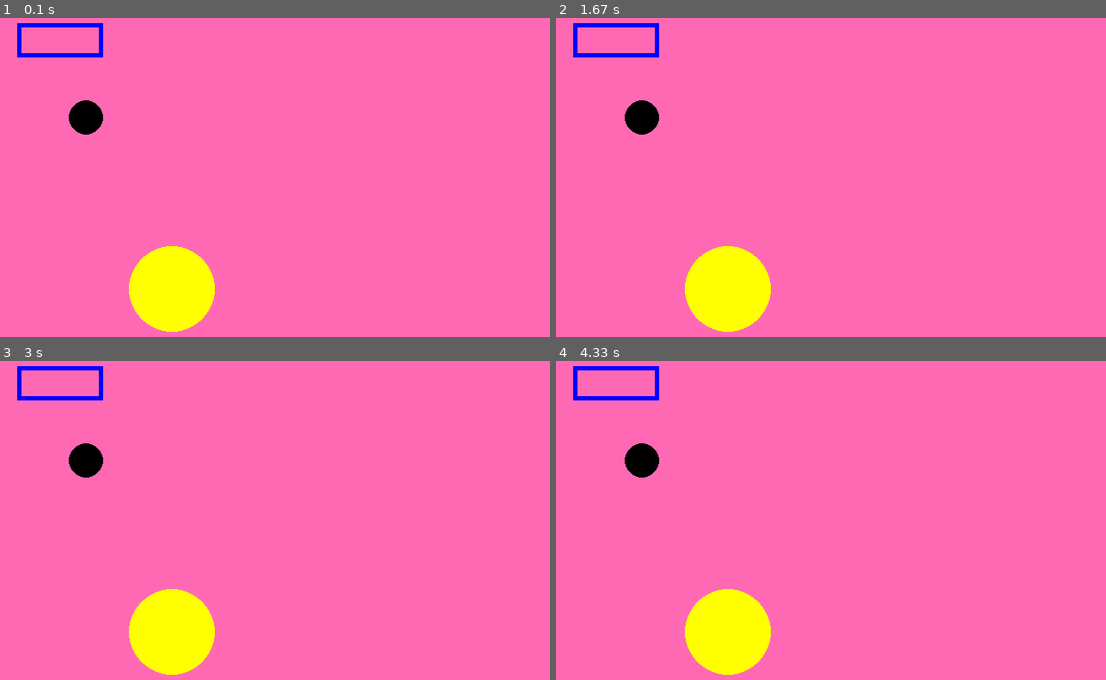
Above: before the commit, frames 1-4 (two rows, left to right).
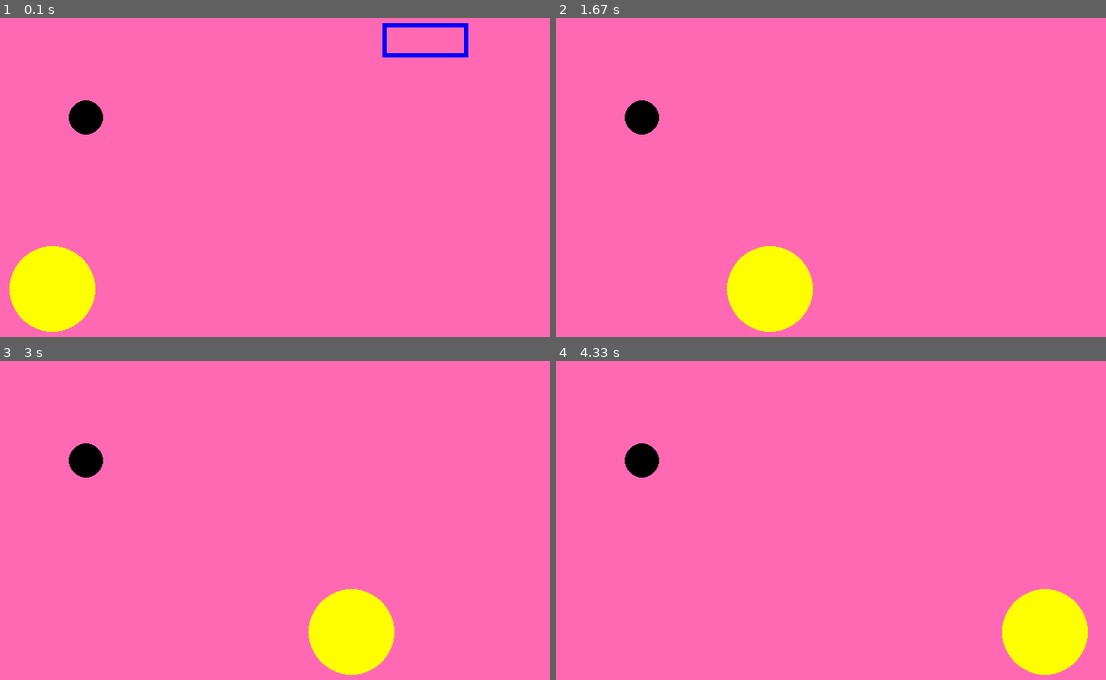
Above: after the commit, the same moments.

Repository: Rosebotics/PythonGameDesign2018
Game: pygame game, started from prep/David/Day 1 - The Game Loop, Colors, Drawing and Animation/05-Animation.py
Two runs of this game, one before a commit and one after it. Both use one fixed random seed, a clock stepped at 60 frames per second and the inputs below.
Inputs:
- Up to frame 1 (0.1 s): no input
- Up to frame 2 (1.67 s): no input
- Up to frame 3 (3 s): no input
- Up to frame 4 (4.33 s): no input

The runs differ from the first frame. In frame 1, 7.6% of the frame differs, in the area x 1-86%, y 1-99%; in frame 2, 4.5%; in frame 3, 7.1%; in frame 4, 7.1%.

Commit message:
Added a module on Animation

Diff:
--- /dev/null
+++ b/camp/src-David/Day 1 - The Game Loop, Colors, Drawing and Animation/05-Animation.py
@@ -0,0 +1,8 @@
+# TODO: Copy all of your   04-Drawing.py   program and put it below this comment.
+# TODO    One way to do so is:
+# TODO      1. Inside  04-Drawing.py,  do:
+# TODO           -- Control-A (to SELECT the entire contents of the file, then
+# TODO           -- Control-C (to COPY that entire selection)
+# TODO      2. Inside this file:
+# TODO           -- Click below this comment, then
+# TODO           -- Control-V (to PASTE the copied code into this file.
--- a/prep/David/Day 1 - The Game Loop, Colors, Drawing and Animation/05-Animation.py
+++ b/prep/David/Day 1 - The Game Loop, Colors, Drawing and Animation/05-Animation.py
@@ -12,13 +12,82 @@
 pygame.init()
 screen = pygame.display.set_mode((640, 480))
 
+# while True:
+#     for event in pygame.event.get():
+#         print(event)
+#         if event.type == pygame.QUIT:
+#             sys.exit()
+#     screen.fill((255, 105, 180))  # Hot pink
+#     pygame.draw.circle(screen, (0, 0, 0), (100, 150), 20)
+#     pygame.draw.circle(screen, (255, 255, 0), (200, 350), 50)
+#     pygame.draw.rect(screen, (0, 0, 255), (20, 40, 100, 40), 5)
+#     pygame.display.update()
+
+
+# TODO: 7. Add animation per the code below (with just xpos, not yet xpo2).
+# TODO       Run, then discuss.  Then:
+# TODO         a. Students: Play with the animation speed.
+# TODO         b. Students: Animate MORE of the objects that you drew.
+# TODO              Be creative!
+
+# xpos = 50
+# xpos2 = 500
+# while True:
+#     for event in pygame.event.get():
+#         print(event)
+#         if event.type == pygame.QUIT:
+#             sys.exit()
+#     xpos = xpos + 1
+#     xpos2 = xpos2 = xpos2 - 5
+#     screen.fill((255, 105, 180))  # Hot pink
+#     pygame.draw.circle(screen, (0, 0, 0), (100, 150), 20)
+#     pygame.draw.circle(screen, (255, 255, 0), (xpos, 350), 50)
+#     pygame.draw.rect(screen, (0, 0, 255), (xpos2, 40, 100, 40), 5)
+#     pygame.display.update()
+
+
+# TODO: 8. Add a Clock to control the speed of the Game Loop,
+# TODO       per the code below.
+# TODO     Students:  Experiment with the clock speed.
+# TODO        What is the fastest speed your computer allows?
+# TODO        What happens as the speed gets slow?
+
+# xpos = 50
+# xpos2 = 500
+# clock = pygame.time.Clock()
+# while True:
+#     clock.tick(500)
+#     for event in pygame.event.get():
+#         print(event)
+#         if event.type == pygame.QUIT:
+#             sys.exit()
+#     xpos = xpos + 1
+#     xpos2 = xpos2 - 5
+#     screen.fill((255, 105, 180))  # Hot pink
+#     pygame.draw.circle(screen, (0, 0, 0), (100, 150), 20)
+#     pygame.draw.circle(screen, (255, 255, 0), (xpos, 350), 50)
+#     pygame.draw.rect(screen, (0, 0, 255), (xpos2, 40, 100, 40), 5)
+#     pygame.display.update()
+
+
+# TODO: 9. Add a caption for your program,
+# TODO       per the code below.
+# TODO     Students:  Choose your own caption.
+
+pygame.display.set_caption("My First Game")
+xpos = 50
+xpos2 = 500
+clock = pygame.time.Clock()
 while True:
+    clock.tick(500)
     for event in pygame.event.get():
         print(event)
         if event.type == pygame.QUIT:
             sys.exit()
+    xpos = xpos + 1
+    xpos2 = xpos2 - 5
     screen.fill((255, 105, 180))  # Hot pink
     pygame.draw.circle(screen, (0, 0, 0), (100, 150), 20)
-    pygame.draw.circle(screen, (255, 255, 0), (200, 350), 50)
-    pygame.draw.rect(screen, (0, 0, 255), (20, 40, 100, 40), 5)
+    pygame.draw.circle(screen, (255, 255, 0), (xpos, 350), 50)
+    pygame.draw.rect(screen, (0, 0, 255), (xpos2, 40, 100, 40), 5)
     pygame.display.update()
